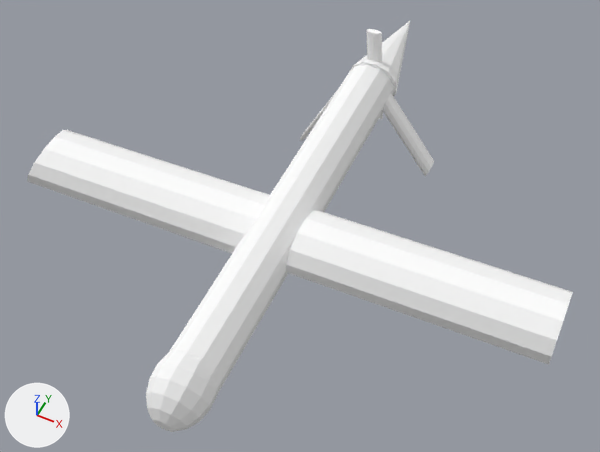
Before and after pictures for a commit that changed the glTF model src/ui/gui/situation3d/qml/assets/PredatorUAV.glb.
Both versions are drawn from a 50 mm camera at (0.827, -1.868, 1.957) aimed at (0.019, -0.251, -0.064). Lighting does not change. The marker at lower left points along +X, +Y and +Z. The picture after the commit comes second.

The first picture shows 'group1125791849', 'group1505367176', 'group1716907108', 'group489180755', 'group552688045', 'group568541430', 'group851713974'.
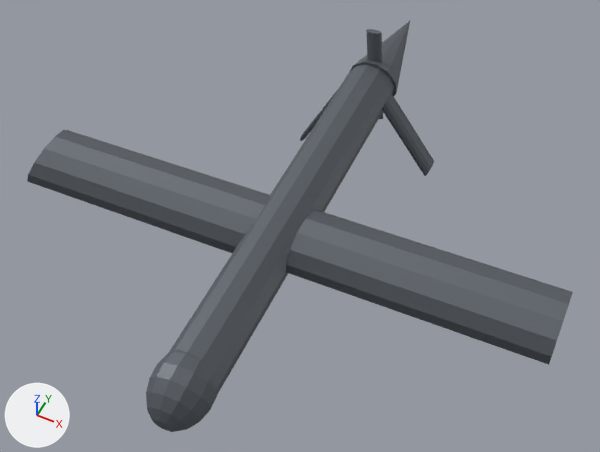
Pixel boxes (x1, y1, x2, y2) of what changed, in the pictures (600 x 452 px):
'group1125791849', recoloured (white to dark grey): (27, 130, 573, 365) in both
'group851713974', recoloured (white to dark grey): (169, 65, 394, 394) in both
'group568541430', recoloured (white to dark grey): (146, 349, 217, 432) in both
'group1716907108', recoloured (white to dark grey): (382, 93, 434, 176) in both
'group489180755', recoloured (white to dark grey): (349, 21, 410, 96) in both
'group1505367176', recoloured (white to dark grey): (366, 29, 383, 119) in both
'group552688045', recoloured: (300, 88, 339, 141) in both

The edits, one by one:
Material 'mat21' (mat_mat21) changes colour from white #ffffff to dark grey #5f656c; in linear values from (1.0, 1.0, 1.0) to (0.115, 0.13, 0.15).
